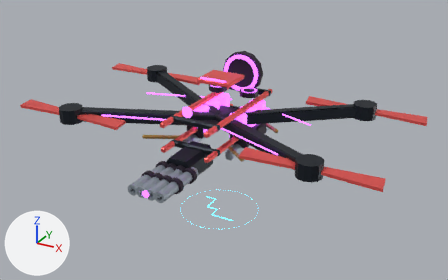
Before and after pictures for a commit that changed the glTF model public/assets/models/combat/s05.glb.
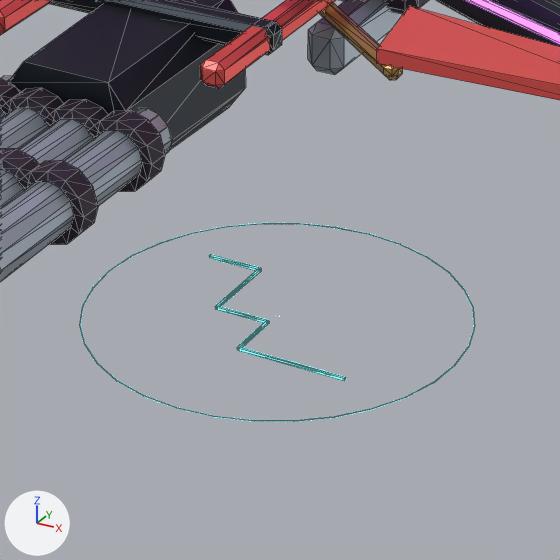
The first picture shows the older version from a 50 mm lens placed at (3.6, -6.42, 4.24), pointed at (0.2, -0.24, 1.15). The close-ups show the older and then the newer version on the part from 37% to 61% of the width and 52% to 92% of the height of that picture. Only the edits that show in the close-ups are written down. Arrows for +X, +Y and +Z are at lower left; the lights stay in place. The close-ups show mesh edges as thin lines. Where no turn or scale is listed for an object, it has been applied to the vertices. Vertices at exactly the same position are counted once.

In view in the first close-up: 'Export_fx_atk_field_tell_fx_accent', 'Export_gun_recoil_dark', 'Export_gun_recoil_shade', 'Export_gun_recoil_steel', 'Export_heavy_steel', 'Export_rotor_l0_armor', 'Export_tilt_armor', 'Export_tilt_brass', 'Export_tilt_dark', 'Export_tilt_glow' and 1 more.
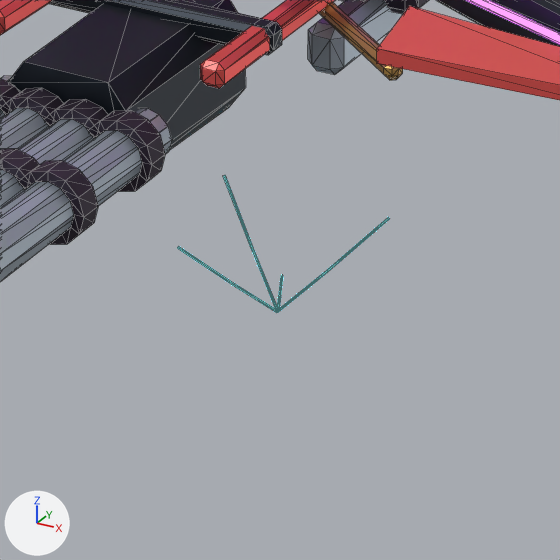
ob_fx_atk_field_tell is not drawn itself; it is the parent of ob_export_fx_atk_field_tell_fx_accent.

Location of each change, [x1, y1, x2, y2] in pixels of the close-ups (560 x 560 px):
'Export_fx_atk_field_tell_fx_accent', reshaped, rescaled (46% narrower, 31% shorter): before [80, 223, 475, 422]; after [177, 175, 390, 312]

Patch to the scene script:
```diff
--- a/public/assets/models/combat/s05.glb.py
+++ b/public/assets/models/combat/s05.glb.py
@@ me_export_fx_atk_field_tell_fx_accent @@
 # used by ob_export_fx_atk_field_tell_fx_accent; parent = ob_fx_atk_field_tell; location = (0.0, 0.0, 0.0)
-me_export_fx_atk_field_tell_fx_accent.from_pydata(...)  # 168 vertices, 316 faces; spans x -0.81..0.81, y -0.81..0.81, z 0.0..0.02
+me_export_fx_atk_field_tell_fx_accent.from_pydata(...)  # 56 vertices, 32 faces; spans x -0.51..0.51, y -0.51..0.32, z 0.03..0.59
+# me_export_fx_atk_field_tell_fx_accent part 1: 168 vertices removed from x -0.81..0.81, y -0.81..0.81, z 0.0..0.02; 56 vertices added at x -0.51..0.51, y -0.51..0.32, z 0.03..0.59
 me_export_fx_atk_field_tell_fx_accent.materials.append(mat_fx_accent)
@@ ob_fx_atk_field_tell @@
 ob_fx_atk_field_tell.location = (0.0, 0.0, 0.0)
-ob_fx_atk_field_tell.scale = (0.651, 0.651, 0.651)
+ob_fx_atk_field_tell.scale = (0.496, 0.496, 0.496)
```
